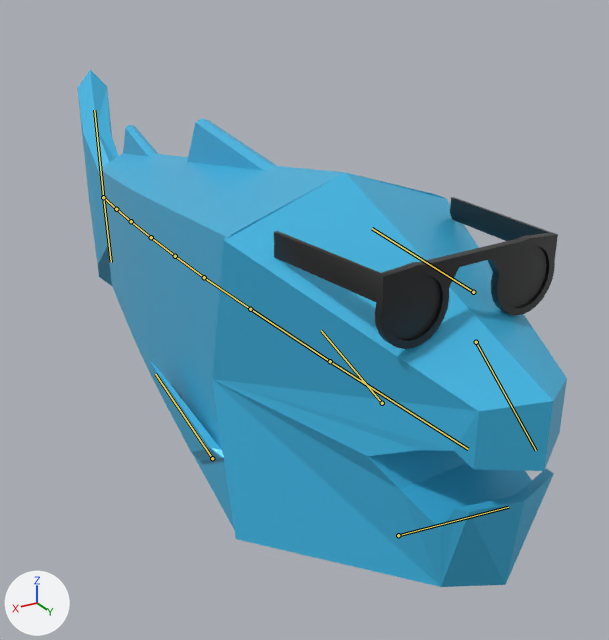
An edit to the Blender file scenes/entities/fish.blend, drawn before and after from the same camera.
The view is the same before and after, from a 50 mm lens placed at (1.87, 5.1, 1.7), pointed at (-0.58, 1.03, -0.33). Every picture has the same lights, and +X, +Y and +Z are marked at lower left. The first picture is the older version. Both versions are drawn at frame 14 of the action 'Spit'; the numbers are the values there. The bones that bend it are drawn over the model as lines.

In view in the first picture: 'Fish', 'Glasses'.
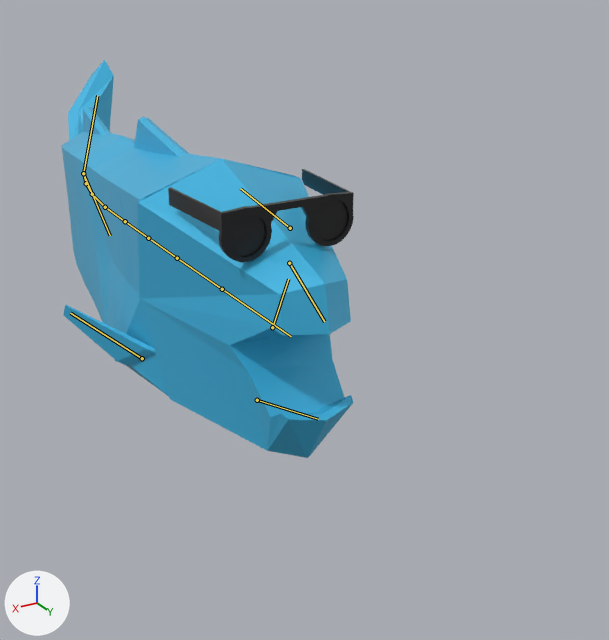
What the commit changed:
Bone 'Center Back' (bone_center_back) moves from (0.0, -0.868, 0.0) to (0.0, 0.0, 0.0).
Bone 'Center Back' (bone_center_back) turns from (0, 0, 1) to (0, 0, 0) degrees about its own x, y and z.
Bone 'Back 1' (bone_back_1) turns from (0, 0, 1) to (0, 0, 0) degrees about its own x, y and z.
Bone 'Back 2' (bone_back_2) turns from (0, 0, 1) to (0, 0, 5) degrees about its own x, y and z.
Bone 'Back 3' (bone_back_3) turns from (0, 0, 1) to (0, 0, 5) degrees about its own x, y and z.
Bone 'Tail Fin' (bone_tail_fin) turns from (0, 0, 1) to (0, 0, 5) degrees about its own x, y and z.
Bone 'Tail Fin Top' (bone_tail_fin_top) turns from (0, -12, 6) to (-4, -32, 18) degrees about its own x, y and z.
Bone 'Tail Fin Bottom' (bone_tail_fin_bottom) turns from (1, 12, 6) to (7, 32, 19) degrees about its own x, y and z.
Bone 'Center' (bone_center) moves from (0.0, 0.868, 0.0) to (0.0, 0.0, 0.0).
Bone 'Center' (bone_center) turns from (0, 0, 1) to (0, 0, 0) degrees about its own x, y and z.
Bone 'Center' (bone_center) is rescaled from (1.0, 1.0, 1.0) to (0.85, 0.85, 0.85).
Bone 'Forward' (bone_forward) turns from (0, 0, 1) to (0, 0, 0) degrees about its own x, y and z.
Bone 'Jaw Lower' (bone_jaw_lower) moves from (0.0, 0.0, 0.0) to (0.0, -0.053, 0.067).
Bone 'Jaw Lower' (bone_jaw_lower) turns from (0, 0, 0) to (-24, 0, 0) degrees about its own x, y and z.
Bone 'Jaw Upper' (bone_jaw_upper) turns from (0, 0, 0) to (10, 0, 0) degrees about its own x, y and z.
Bone 'Glasses' (bone_glasses) moves from (0.0, 0.0, 0.0) to (0.0, -0.079, -0.029).
Bone 'Glasses' (bone_glasses) turns from (0, 0, 0) to (-12, 0, 0) degrees about its own x, y and z.
Bone 'Fin L' (bone_fin_l) turns from (0, 0, 0) to (-22, -3, 34) degrees about its own x, y and z.
Bone 'Fin R' (bone_fin_r) turns from (0, 0, 0) to (12, 11, -24) degrees about its own x, y and z.

What differs and where, as boxes (x1, y1, x2, y2) in the pictures (609 x 640 px):
'Fish', posed (40% narrower, 23% shorter): before (77, 70, 567, 587); after (62, 60, 354, 458)
'Glasses', posed (34% narrower, 39% shorter): before (274, 197, 558, 349); after (168, 169, 354, 262)
bone 'Center Back', root to tip: before (204, 277) to (175, 256); after (148, 238) to (125, 221)
bone 'Back 1', root to tip: before (175, 256) to (151, 237); after (125, 221) to (105, 207)
bone 'Back 2', root to tip: before (151, 237) to (131, 221); after (105, 207) to (92, 194)
bone 'Back 3', root to tip: before (131, 221) to (116, 209); after (92, 194) to (86, 183)
bone 'Tail Fin', root to tip: before (116, 209) to (103, 197); after (86, 183) to (83, 173)
bone 'Tail Fin Top', root to tip: before (103, 197) to (94, 110); after (83, 173) to (97, 95)
bone 'Tail Fin Bottom', root to tip: before (103, 197) to (111, 262); after (83, 173) to (110, 235)
bone 'Center', root to tip: before (204, 277) to (250, 309); after (148, 238) to (177, 258)
bone 'Forward', root to tip: before (250, 309) to (330, 361); after (177, 258) to (222, 289)
bone 'Jaw Lower', root to tip: before (398, 535) to (508, 507); after (257, 400) to (318, 419)
bone 'Jaw Upper', root to tip: before (476, 342) to (536, 450); after (289, 263) to (324, 321)
bone 'Glasses', root to tip: before (473, 292) to (372, 228); after (290, 228) to (240, 188)
bone 'Fin L', root to tip: before (382, 403) to (321, 330); after (272, 327) to (288, 279)
bone 'Fin R', root to tip: before (212, 458) to (155, 374); after (142, 358) to (70, 313)
